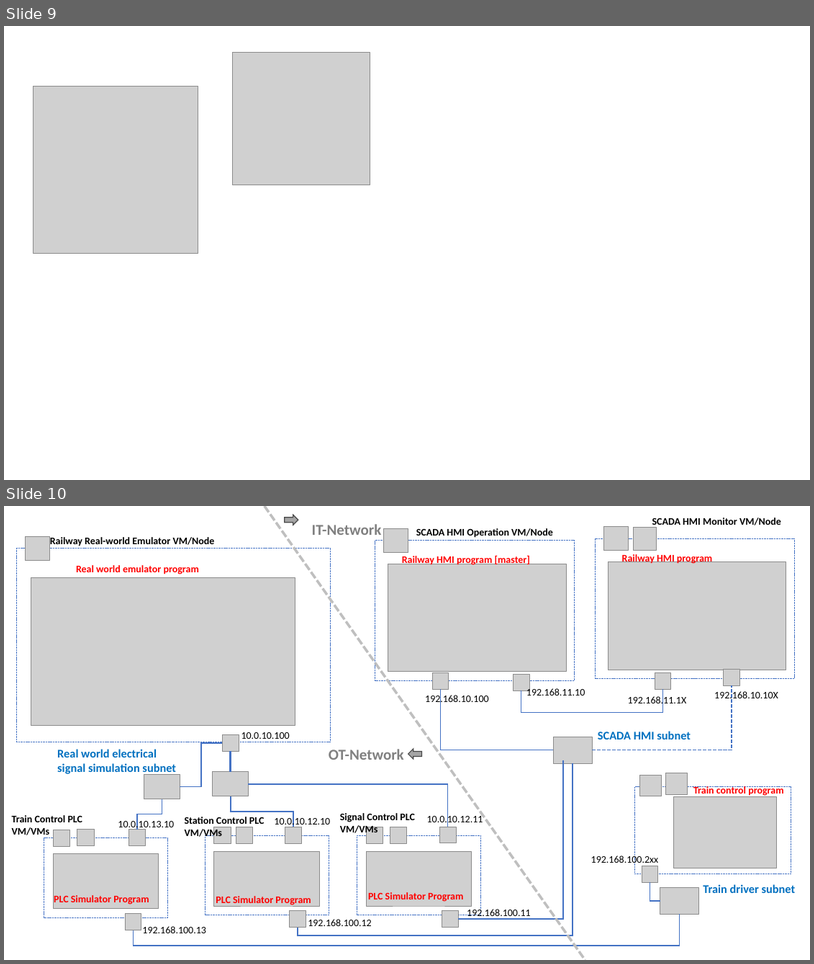
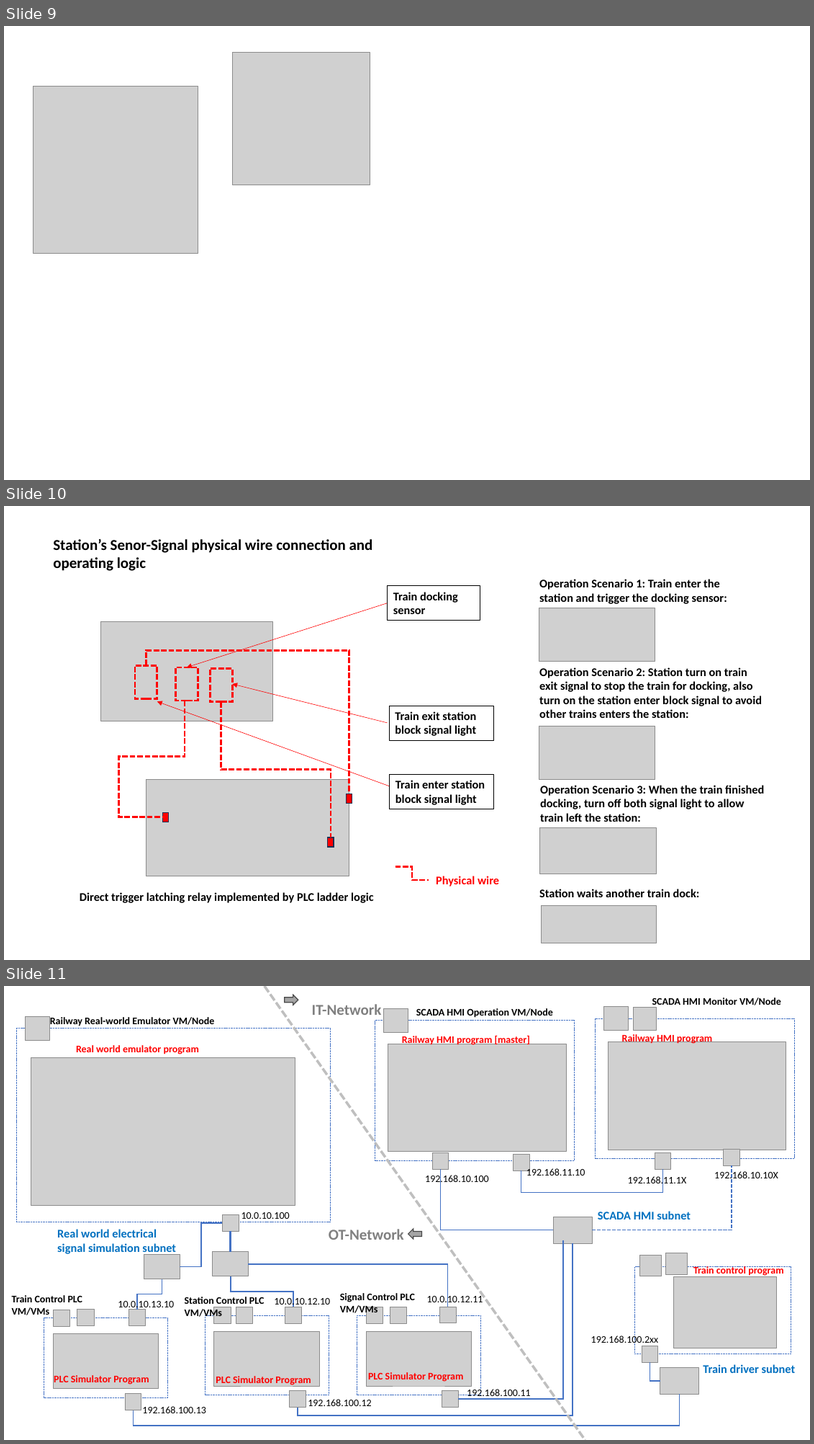
Before and after one commit to mrminhaz87/Railway-IT-OT-Demo, a slide deck: doc/designDoc.pptx. Shown one above the other, each under a label of ours: slides 9 and 10 before the commit, slides 9, 10 and 11 after it. The pictures are 814x964 and 814x1444 pixels, drawn with LibreOffice and Linux fonts; fonts in the diff are those of the drawing; grey boxes stand for pictures. Boxes give left, top, right and bottom in pixels: in the first picture for what was removed or moved away, otherwise in the second. Text is boxed around its words. In the diff, an @@ line names an element or a change of style, - is before the commit and + after.

Commit message:
Added the Railway Stations Sensor-Signal System Control PLC Simulator readme document.

```diff
--- a/doc/designDoc.pptx
+++ b/doc/designDoc.pptx
@@ slide 10 added at box(4, 506, 810, 960), background #FFFFFF @@
@@ text added at box(53, 539, 373, 571), 18 pt, text #000000, bold @@
+Station’s Senor-Signal physical wire connection and operating logic
@@ rectangle added at box(388, 586, 481, 620), outline #000000 0.5 pt, 14 pt, text #000000, bold @@
+Train docking sensor
@@ text added at box(540, 579, 728, 604), 14 pt, text #000000, bold @@
+Operation Scenario 1: Train enter the station and trigger the docking sensor:
@@ arrow added from (388, 602) to (187, 667), #FF0000 0.5 pt @@
@@ picture added at box(540, 608, 656, 662) @@
@@ picture added at box(100, 621, 273, 721) @@
@@ elbow line added from (146, 665) to (350, 794), #FF0000 2.25 pt dashed @@
@@ rectangle added at box(135, 665, 157, 698), outline #FF0000 2.25 pt dashed @@
@@ rectangle added at box(176, 667, 198, 701), outline #FF0000 2.25 pt dashed @@
@@ rectangle added at box(211, 668, 233, 701), outline #FF0000 2.25 pt dashed @@
@@ text added at box(540, 667, 762, 718), 14 pt, text #000000, bold @@
+Operation Scenario 2: Station turn on train exit signal to stop the train for docking, also turn on the station enter block signal to avoid other trains enters the station:
@@ arrow added from (388, 723) to (233, 684), #FF0000 0.5 pt @@
@@ elbow line added from (185, 701) to (162, 817), #FF0000 2.25 pt dashed @@
@@ arrow added from (389, 786) to (157, 701), #FF0000 0.5 pt @@
@@ elbow line added from (221, 701) to (331, 837), #FF0000 2.25 pt dashed @@
@@ rectangle added at box(389, 705, 494, 740), outline #000000 0.5 pt, 14 pt, text #000000, bold @@
+Train exit station block signal light
@@ picture added at box(540, 726, 656, 780) @@
@@ picture added at box(146, 780, 350, 876) @@
@@ rectangle added at box(390, 774, 494, 808), outline #000000 0.5 pt, 14 pt, text #000000, bold @@
+Train enter station block signal light
@@ text added at box(540, 785, 764, 821), 14 pt, text #000000, bold @@
+Operation Scenario 3: When the train finished docking, turn off both signal light to allow train left the station:
@@ rectangle added at box(347, 794, 352, 803), fill #FF0000, outline #1E3256 1 pt @@
@@ rectangle added at box(162, 812, 169, 821), fill #FF0000, outline #1E3256 1 pt @@
@@ picture added at box(540, 828, 657, 874) @@
@@ rectangle added at box(328, 837, 334, 847), fill #FF0000, outline #1E3256 1 pt @@
@@ elbow line added from (396, 867) to (430, 880), #FF0000 2.25 pt dashed @@
@@ text added at box(80, 892, 373, 903), 14 pt, text #000000, bold @@
+Direct trigger latching relay implemented by PLC ladder logic
@@ text added at box(436, 875, 499, 886), 14 pt, text #FF0000, bold @@
+Physical wire
@@ text added at box(540, 888, 700, 897), 14 pt, text #000000, bold @@
+Station waits another train dock:
@@ picture added at box(542, 906, 657, 943) @@
@@ what was slide 10 is now slide 11 @@
```
Also in this commit, not shown: 6 other files.
